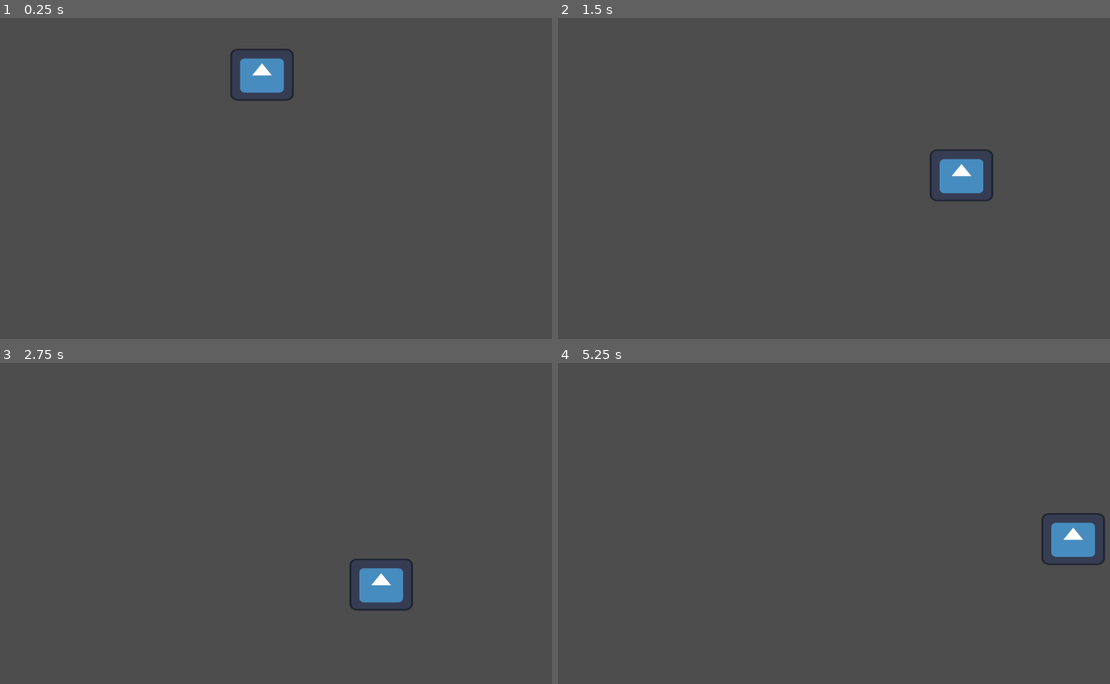
Above: before the commit, frames 1-4 (two rows, left to right).
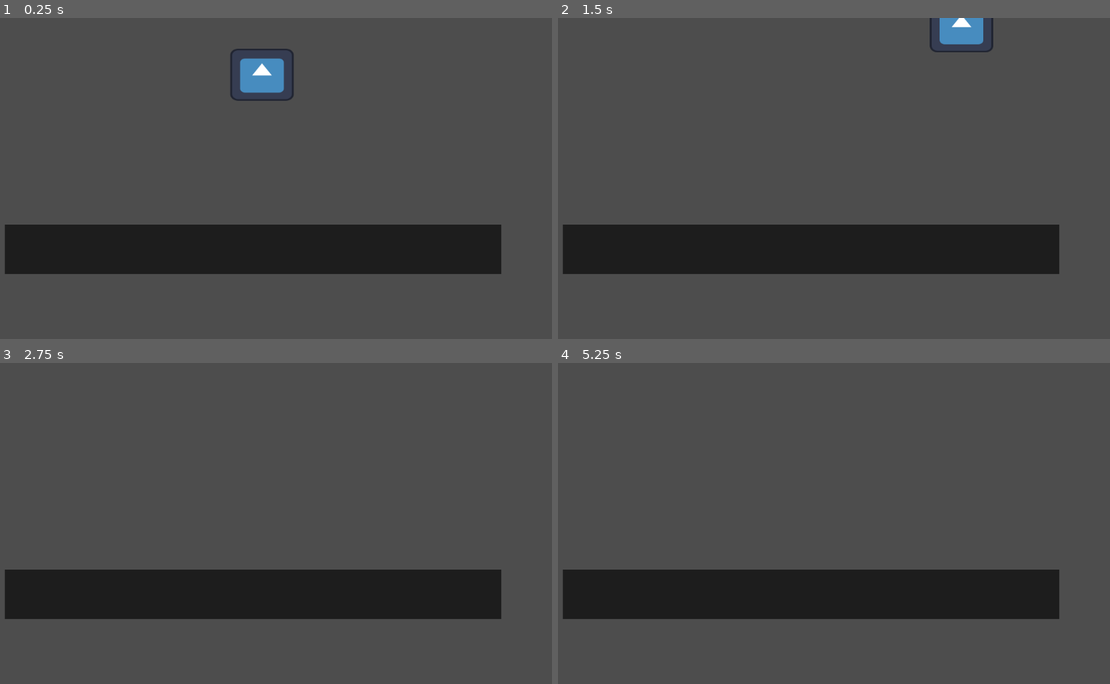
Above: after the commit, the same moments.

Repository: isyed19521/GorillaCat
Game: Godot game, scene res://Scenes/world.tscn
Two runs of this game, one before a commit and one after it. Both use one fixed random seed, a clock stepped at 60 frames per second and the inputs below. The engine's default icon, where the game draws it, is replaced by a stand-in: a white triangle on a blue panel in a dark square.
Inputs:
- Up to frame 1 (0.25 s): no input
- Up to frame 2 (1.5 s): hold D (move_right) from 0.53 s (still down); tap Space (jump) at 0.6, 0.77, 1.07, 1.35 s
- Up to frame 3 (2.75 s): tap Space (jump) at 1.52, 1.82, 2.1 s; release D (move_right) at 2.03 s; hold A (move_left) from 2.03 s (still down)
- Up to frame 4 (5.25 s): release A (move_left) at 2.78 s; hold D (move_right) 2.78-4.28 s; tap Space (jump) at 2.85, 3.02, 3.32, 3.6, 3.77, 4.07, 4.35, 4.52, 4.82, 5.1 s; hold A (move_left) 4.28-5.03 s; hold D (move_right) from 5.03 s (still down)

The runs differ from the first frame. In frame 1, 14% of the frame differs, in the area x 0-91%, y 64-80%; in frame 2, 16%, in the area x 0-91%, y 0-80%; in frame 3, 14%; in frame 4, 15%.

Commit message:
platform jump movement
made a simple platform, polished movement a bit

Diff:
--- a/gorilla-cat/Scenes/world.tscn
+++ b/gorilla-cat/Scenes/world.tscn
@@ -1,8 +1,25 @@
-[gd_scene load_steps=2 format=3 uid="uid://ew0eu6t2o342"]
+[gd_scene load_steps=4 format=3 uid="uid://ew0eu6t2o342"]
 
 [ext_resource type="PackedScene" uid="uid://ckqbnptpd8606" path="res://Scenes/cat.tscn" id="1_a02cp"]
+
+[sub_resource type="QuadMesh" id="QuadMesh_a02cp"]
+size = Vector2(1000, 100)
+
+[sub_resource type="RectangleShape2D" id="RectangleShape2D_go701"]
+size = Vector2(999, 100)
 
 [node name="World" type="Node2D"]
 
 [node name="Cat" parent="." instance=ExtResource("1_a02cp")]
 position = Vector2(568, 109)
+
+[node name="Platform" type="StaticBody2D" parent="."]
+position = Vector2(550, 467)
+
+[node name="MeshInstance2D" type="MeshInstance2D" parent="Platform"]
+modulate = Color(0.1148968, 0.11489681, 0.1148968, 1)
+mesh = SubResource("QuadMesh_a02cp")
+
+[node name="CollisionShape2D" type="CollisionShape2D" parent="Platform"]
+position = Vector2(0.5, 0)
+shape = SubResource("RectangleShape2D_go701")
--- a/gorilla-cat/Scripts/cat.gd
+++ b/gorilla-cat/Scripts/cat.gd
@@ -2,7 +2,7 @@
 
 @export var speed = 300
 @export var gravity = 30
-@export var jump_force = 300
+@export var jump_force = 600
 
 func _physics_process(delta):
 	if !is_on_floor():
